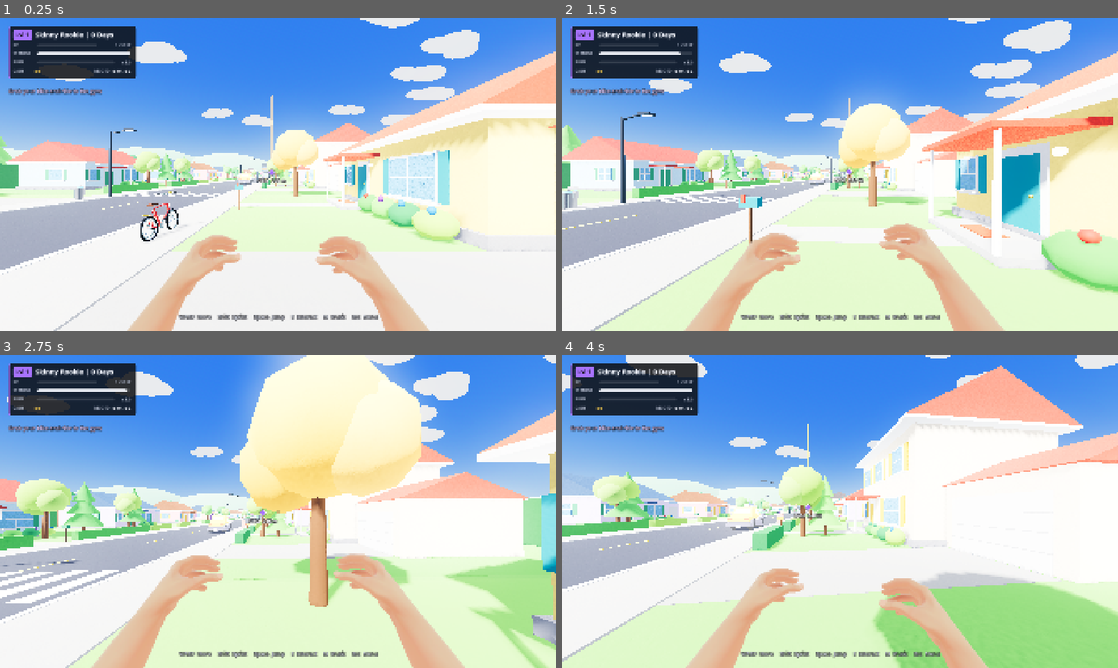
Above: before the commit, frames 1-4 (two rows, left to right).
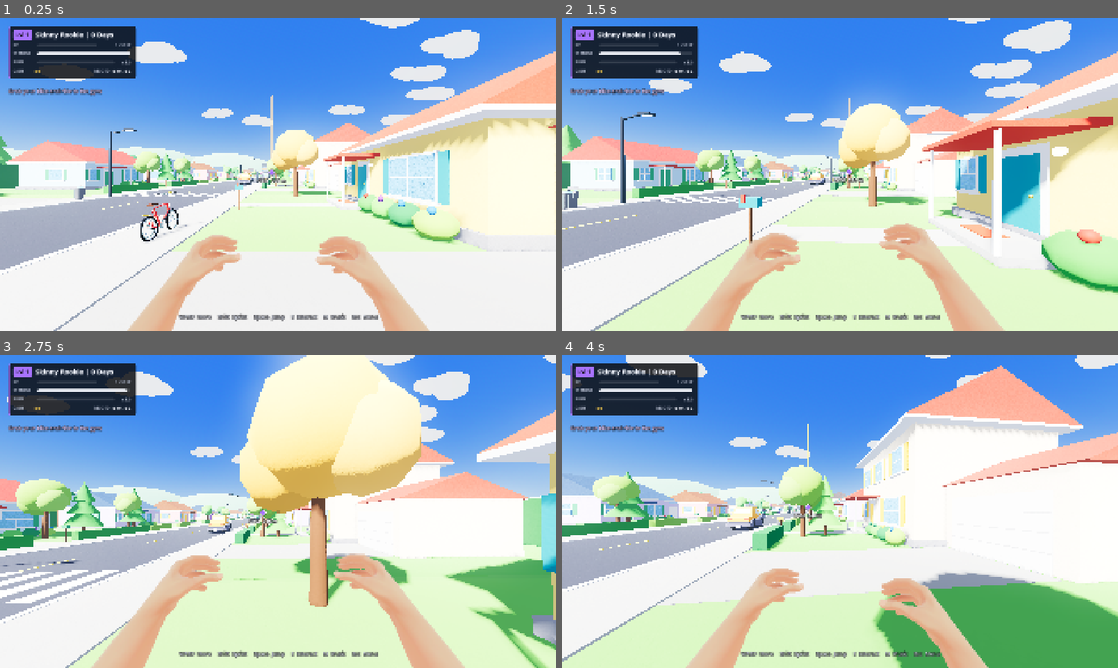
Above: after the commit, the same moments.

Repository: frizzyovervi/supreme-telegram
Game: Godot game, scene res://scenes/main.tscn
The game is run twice, just before and just after one commit, with the same random seed, the same clock (stepped at 60 frames per second) and the same inputs.
Inputs (mouse positions are in pixels of both pictures, inside the frame that each line leads up to):
- Up to frame 1 (0.25 s): no input
- Up to frame 2 (1.5 s): tap Enter (ui_accept) at 0.5, 0.77 s; move the mouse to (867, 174) at 0.52 s; hold Shift (block) 0.53-1.28 s; hold W (move_forward) from 0.53 s (still down); click (867, 174) at 0.67 s; move the mouse to (812, 174) at 1.27 s; tap Ctrl (body_mod) at 1.35 s
- Up to frame 3 (2.75 s): keep holding W (move_forward); tap Enter (ui_accept) at 1.52 s; move the mouse to (289, 505) at 2.02 s; hold Space (clinch_break) from 2.03 s (still down)
- Up to frame 4 (4 s): keep holding W (move_forward); move the mouse to (834, 517) at 2.77 s; release Space (clinch_break) at 2.78 s; click (834, 517) at 2.85 s; tap Enter (ui_accept) at 3.02, 3.77 s; move the mouse to (878, 514) at 3.52 s; hold Right mouse button (curl_right) from 3.53 s (still down)

The runs differ from the first frame. In frame 1, 3.8% of the frame differs, in the area x 0-100%, y 29-100%; in frame 2, 5.3%; in frame 3, 8.9%; in frame 4, 13%, in the area x 0-100%, y 19-100%.

Commit message:
Step 6: replace the roughness-widened rim with stylized lighting; verify placed props
The engine's rim term widens as roughness rises, so on matte imported models and
garments it added a flat wash instead of an edge light (fire hydrant and cars came
out pastel). Both shaders now share stylized_light.gdshaderinc: wrapped diffuse, GGX
highlights and a light-driven Fresnel rim of fixed width. StandardMaterial3D surfaces
keep the engine rim on glossy finishes only.

Imported materials that lay a tiny pixel-noise swatch over a colour factor now use
the factor alone. The post box is dropped from the kerb set, and lookdev gains a
props sheet of every library model the world places.

Co-authored-by: Hoplite <288093033+usehoplite[bot]@users.noreply.github.com>

Diff:
--- a/IronTemple/scripts/visual/stylized.gd
+++ b/IronTemple/scripts/visual/stylized.gd
@@ -13,9 +13,10 @@
 const TEXTURES_DIR := "res://assets/textures/"
 const _SCANS := {Surface.MASONRY: "concrete_normal", Surface.RUBBER: "rubber_normal"}
 const _DETAIL_SCANS := {Surface.LEATHER: "leather_normal", Surface.FABRIC: "fabric_normal"}
-## Rim light every stylized surface gets: a soft, slightly warm edge where light grazes.
-## Broad flat masonry takes far less of it than props and bodies, or walls start to shine.
-const RIM := 0.3
+## Rim light of the stylized shaders: a soft, slightly warm edge where light grazes. On
+## StandardMaterial3D the engine's rim widens with roughness until it covers the whole
+## surface, so there it is kept for glossy finishes only (see `standard`).
+const RIM := 0.45
 const RIM_TINT := 0.4
 const _RIM_SHARE := {Surface.PLAIN: 1.0, Surface.SKIN: 1.15, Surface.FABRIC: 0.7, Surface.LEATHER: 1.0, Surface.METAL: 0.5, Surface.RUBBER: 0.7, Surface.MASONRY: 0.2}
 
@@ -103,9 +104,10 @@
 			material.detail_albedo = _texel(Color(color.r, color.g, color.b, 0.5))
 		material.roughness_texture = roughness_map(surface)
 		material.roughness_texture_channel = BaseMaterial3D.TEXTURE_CHANNEL_RED
-		material.rim_enabled = true
-		material.rim = RIM * (_RIM_SHARE[surface] as float)
-		material.rim_tint = RIM_TINT
+		if roughness <= 0.6:
+			material.rim_enabled = true
+			material.rim = 0.3 * (_RIM_SHARE[surface] as float)
+			material.rim_tint = RIM_TINT
 		if metallic > 0.5:
 			material.metallic_specular = 0.6
 	_materials[key] = material
@@ -173,7 +175,11 @@
 	material.resource_name = source.resource_name
 	material.set_shader_parameter("albedo", base.albedo_color)
 	material.set_shader_parameter("tint", Color(tint.r, tint.g, tint.b))
-	if base.albedo_texture != null:
+	# A swatch of pixel noise over a colour factor (some packs ship one) reads as brickwork at
+	# this scale: the factor is the real colour, so the swatch is dropped. Palette atlases
+	# are larger and sit under a white factor, and are kept.
+	var swatch := base.albedo_texture != null and maxi(base.albedo_texture.get_width(), base.albedo_texture.get_height()) <= 64 and not base.albedo_color.is_equal_approx(Color.WHITE)
+	if base.albedo_texture != null and not swatch:
 		material.set_shader_parameter("albedo_tex", base.albedo_texture)
 	material.set_shader_parameter("roughness", base.roughness)
 	material.set_shader_parameter("metallic", base.metallic)
@@ -199,7 +205,7 @@
 	material.set_shader_parameter("detail_height", height_map(surface))
 	material.set_shader_parameter("detail_tiling", recipe["tiling"])
 	material.set_shader_parameter("detail_bump", recipe["depth"])
-	material.set_shader_parameter("rim_strength", RIM * (0.5 if base.metallic > 0.5 else 1.0))
+	material.set_shader_parameter("rim_strength", RIM * (0.6 if base.metallic > 0.5 else 1.0))
 	material.set_shader_parameter("rim_tint", RIM_TINT)
 	_converted[key] = material
 	return material
--- a/IronTemple/scripts/world/neighborhood.gd
+++ b/IronTemple/scripts/world/neighborhood.gd
@@ -49,7 +49,7 @@
 
 ## Models for the parked cars and the kerb furniture ([id, height in metres]); see ModelLoader.
 const CAR_MODELS: Array[String] = ["street/car_sedan", "street/car_taxi", "street/car_suv", "street/car_hatchback", "street/car_van", "street/car_police"]
-const KERB_MODELS: Array = [["street/fire_hydrant", 0.8], ["street/litter_bin", 1.0], ["street/post_box", 1.25], ["street/traffic_cone", 0.7], ["street/bench_street", 0.9]]
+const KERB_MODELS: Array = [["street/fire_hydrant", 0.8], ["street/litter_bin", 1.0], ["street/bench_street", 0.9], ["street/traffic_cone", 0.7]]
 
 
 func _ready() -> void:
--- a/IronTemple/shaders/character_body.gdshader
+++ b/IronTemple/shaders/character_body.gdshader
@@ -4,7 +4,9 @@
 // rest pose (baked into CUSTOM0 by CharacterRig: xyz in metres, w = thumb weight), so shorts,
 // shirts, shoes, hand wraps and MMA gloves follow the skin exactly however the rig is posed.
 // The rest pose must be a T-pose facing +Z.
-render_mode blend_mix, depth_draw_opaque, cull_back, diffuse_burley, specular_schlick_ggx;
+render_mode blend_mix, depth_draw_opaque, cull_back;
+
+#include "res://shaders/stylized_light.gdshaderinc"
 
 uniform sampler2D albedo_tex : source_color, filter_linear_mipmap_anisotropic, repeat_enable;
 uniform vec3 skin_tint = vec3(1.0);
@@ -58,9 +60,6 @@
 uniform sampler2D fabric_height : filter_linear_mipmap, repeat_enable, hint_default_white;
 uniform sampler2D leather_height : filter_linear_mipmap, repeat_enable, hint_default_white;
 uniform sampler2D soft_height : filter_linear_mipmap, repeat_enable, hint_default_white;
-
-uniform vec3 rim_color : source_color = vec3(1.0, 0.95, 0.88);
-uniform float rim_strength : hint_range(0.0, 2.0) = 0.42;
 
 varying vec4 rest;
 
@@ -319,8 +318,5 @@
 	NORMAL = bump_normal(NORMAL, VERTEX, height);
 	// Skin lets a little light through at grazing angles and from behind.
 	BACKLIGHT = vec3(0.3, 0.1, 0.06) * is_skin * skin_tint;
-	RIM = rim_strength;
-	RIM_TINT = 0.35;
-	float fresnel = pow(1.0 - clamp(dot(NORMAL, VIEW), 0.0, 1.0), 3.0);
-	EMISSION = glow + color * rim_color * fresnel * 0.1;
-}
+	EMISSION = glow;
+}
--- a/IronTemple/shaders/stylized_pbr.gdshader
+++ b/IronTemple/shaders/stylized_pbr.gdshader
@@ -1,9 +1,12 @@
 shader_type spatial;
 // Unified stylized PBR pass for imported models: the source albedo/normal/ORM maps are kept, then a
-// shared layer of micro surface noise and a light-driven Fresnel rim is laid over them, so models
+// shared layer of micro surface noise and the stylized lighting (wrapped diffuse, GGX highlights
+// and a light-driven Fresnel rim, see stylized_light.gdshaderinc) is laid over them, so models
 // from different packs read as one art style. No tangents are needed: the detail bump is derived
 // in screen space from an object-space triplanar height.
-render_mode blend_mix, depth_draw_opaque, cull_back, diffuse_burley, specular_schlick_ggx;
+render_mode blend_mix, depth_draw_opaque, cull_back;
+
+#include "res://shaders/stylized_light.gdshaderinc"
 
 uniform vec4 albedo : source_color = vec4(1.0);
 uniform sampler2D albedo_tex : source_color, filter_linear_mipmap_anisotropic, repeat_enable, hint_default_white;
@@ -28,11 +31,6 @@
 uniform float detail_tiling = 3.0;
 uniform float detail_bump = 0.35;
 uniform float detail_roughness = 0.12;
-uniform vec3 rim_color : source_color = vec3(1.0, 0.96, 0.9);
-uniform float rim_strength : hint_range(0.0, 2.0) = 0.35;
-uniform float rim_tint : hint_range(0.0, 1.0) = 0.35;
-// Soft view-facing sheen so shapes keep a readable edge in shade as well.
-uniform float edge_sheen : hint_range(0.0, 1.0) = 0.12;
 
 varying vec3 object_pos;
 varying vec3 object_normal;
@@ -92,8 +90,5 @@
 	METALLIC = metal;
 	SPECULAR = specular;
 
-	float fresnel = pow(1.0 - clamp(dot(NORMAL, VIEW), 0.0, 1.0), 3.0);
-	RIM = rim_strength;
-	RIM_TINT = rim_tint;
-	EMISSION = texture(emission_tex, UV).rgb * emission * emission_energy + ALBEDO * rim_color * fresnel * edge_sheen;
+	EMISSION = texture(emission_tex, UV).rgb * emission * emission_energy;
 }
--- a/IronTemple/tests/visual/lookdev.gd
+++ b/IronTemple/tests/visual/lookdev.gd
@@ -221,3 +221,21 @@
 	_cam(Vector3(0.0, 1.75, -1.6), Vector3(0.0, 1.4, -0.3), 40.0)
 	await _shot("armside_front")
 	get_tree().quit()
+
+## Every library prop the world places, at the size it is placed at, with a 1.8 m figure for scale.
+func props() -> void:
+	var cars := ["street/car_sedan", "street/car_taxi", "street/car_suv", "street/car_hatchback", "street/car_van", "street/car_police"]
+	for i in cars.size():
+		var car := ModelLoader.instantiate(cars[i], 4.3, {"fit": ModelLoader.Fit.LONGEST})
+		car.position = Vector3(-8.0 + 3.2 * i, 0, -3.5)
+		add_child(car)
+	var small := [["street/fire_hydrant", 0.8], ["street/litter_bin", 1.0], ["street/traffic_cone", 0.7], ["street/bench_street", 0.9], ["gym/potted_plant", 1.5], ["gym/water_cooler", 1.35], ["gym/fan_standing", 1.5], ["gym/radio_boombox", 0.34], ["gym/trashcan", 0.7], ["gym/medicine_ball_rack", 1.1], ["gym/water_bottle", 0.26]]
+	for i in small.size():
+		var prop := ModelLoader.instantiate(small[i][0], small[i][1])
+		prop.position = Vector3(-7.7 + 1.4 * i, 0, 1.2)
+		add_child(prop)
+		print(small[i][0], " fallback=", ModelLoader.is_fallback(prop), " size=", prop.get_meta("model_size", Vector3.ZERO))
+	_model(Vector3(-9.2, 0, 1.2), 180, {})
+	_cam(Vector3(0, 4.2, 12.5), Vector3(0, 0.6, -0.6), 44.0)
+	await _shot("props")
+	get_tree().quit()
Not shown, added: IronTemple/shaders/stylized_light.gdshaderinc
Not shown, added: IronTemple/shaders/stylized_light.gdshaderinc.uid
